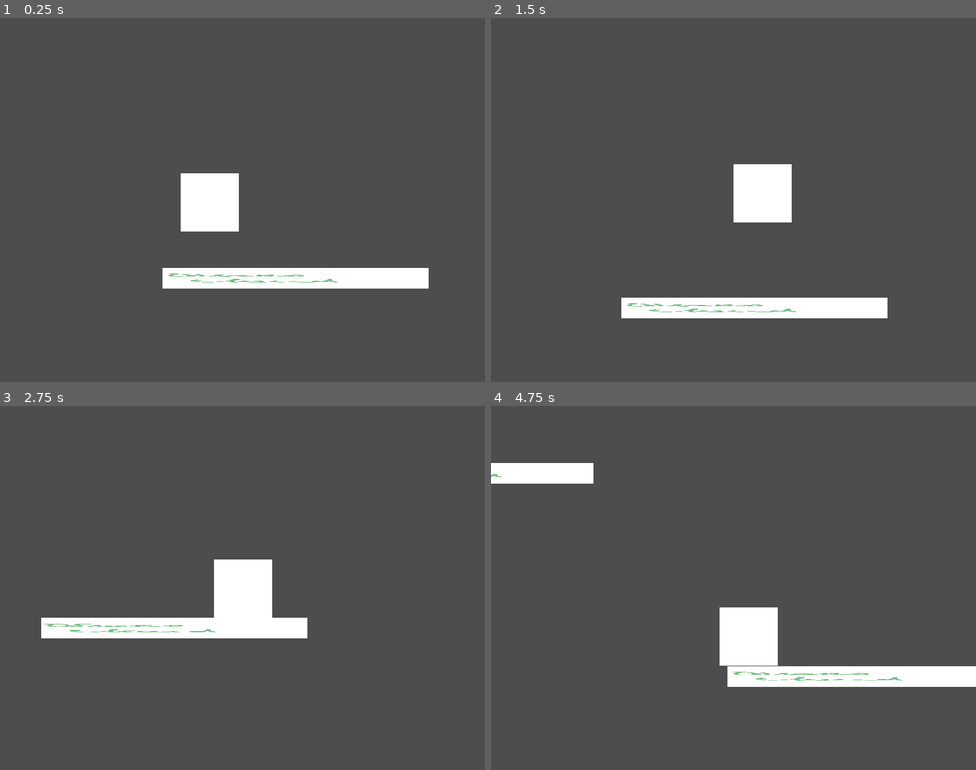
Above: before the commit, frames 1-4 (two rows, left to right).
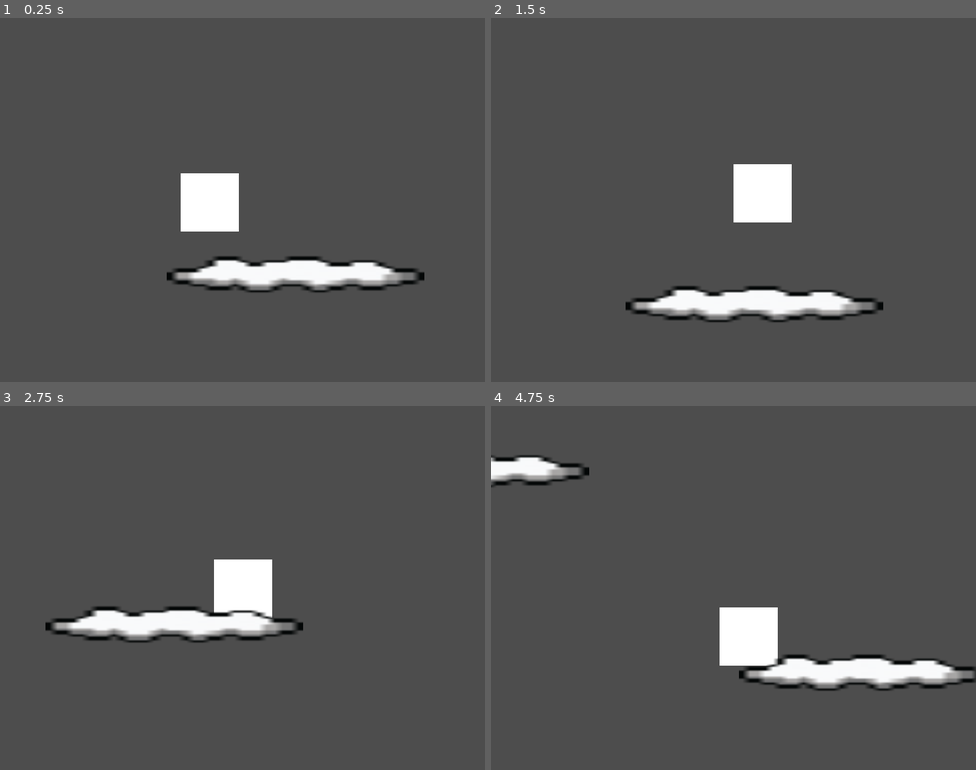
Above: after the commit, the same moments.

Repository: VIxeny/Cloud
Game: Godot game, scene res://scenes/main.tscn
Two runs of this game, one before a commit and one after it. Both use one fixed random seed, a clock stepped at 60 frames per second and the inputs below.
Inputs:
- Up to frame 1 (0.25 s): no input
- Up to frame 2 (1.5 s): tap Space (jump) at 0.77 s
- Up to frame 3 (2.75 s): tap Space (jump) at 1.52 s
- Up to frame 4 (4.75 s): tap Space (jump) at 3.02, 3.77, 4.52 s

The runs differ from the first frame. In frame 1, 3.0% of the frame differs, in the area x 33-89%, y 65-76%; in frame 2, 3.0%; in frame 3, 2.9%; in frame 4, 3.9%, in the area x 0-100%, y 13-79%.

Commit message:
Размер и текстура облака

Diff:
--- a/scenes/cloud.tscn
+++ b/scenes/cloud.tscn
@@ -1,7 +1,7 @@
 [gd_scene load_steps=4 format=3 uid="uid://drbsxmcuq8lng"]
 
 [ext_resource type="Script" uid="uid://bnbqin6r1wku5" path="res://scripts/cloud.gd" id="1_2kyfr"]
-[ext_resource type="Texture2D" uid="uid://cyukr3ly0ef12" path="res://assets/cloudTest.png" id="2_n1qj5"]
+[ext_resource type="Texture2D" uid="uid://ct7hnh203gj34" path="res://assets/cloudMain.png" id="2_2kyfr"]
 
 [sub_resource type="RectangleShape2D" id="RectangleShape2D_dl81w"]
 size = Vector2(439, 35)
@@ -14,5 +14,6 @@
 shape = SubResource("RectangleShape2D_dl81w")
 
 [node name="Sprite2D" type="Sprite2D" parent="."]
-scale = Vector2(1.0975, 0.085)
-texture = ExtResource("2_n1qj5")
+position = Vector2(0, 3.5)
+scale = Vector2(13.9688, 3.28125)
+texture = ExtResource("2_2kyfr")
--- a/scripts/cloud_spawner.gd
+++ b/scripts/cloud_spawner.gd
@@ -15,6 +15,7 @@
 	cloudCount+=1
 	var temp = cloudFly.instantiate()
 	temp.position = Vector2(x, y)
+	temp.scale = Vector2(1-cloudCount*0.05, 1)
 	add_child(temp)
 	x += randi_range(300, 700)
 	y += randi_range(250, 500)
